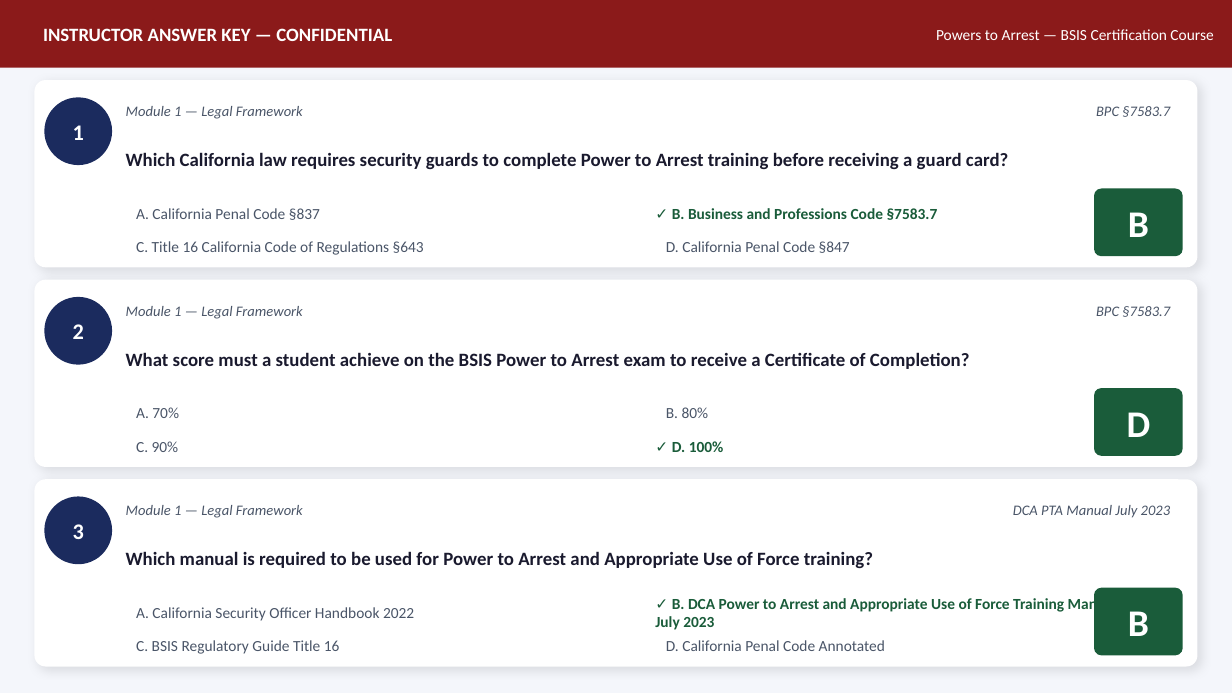
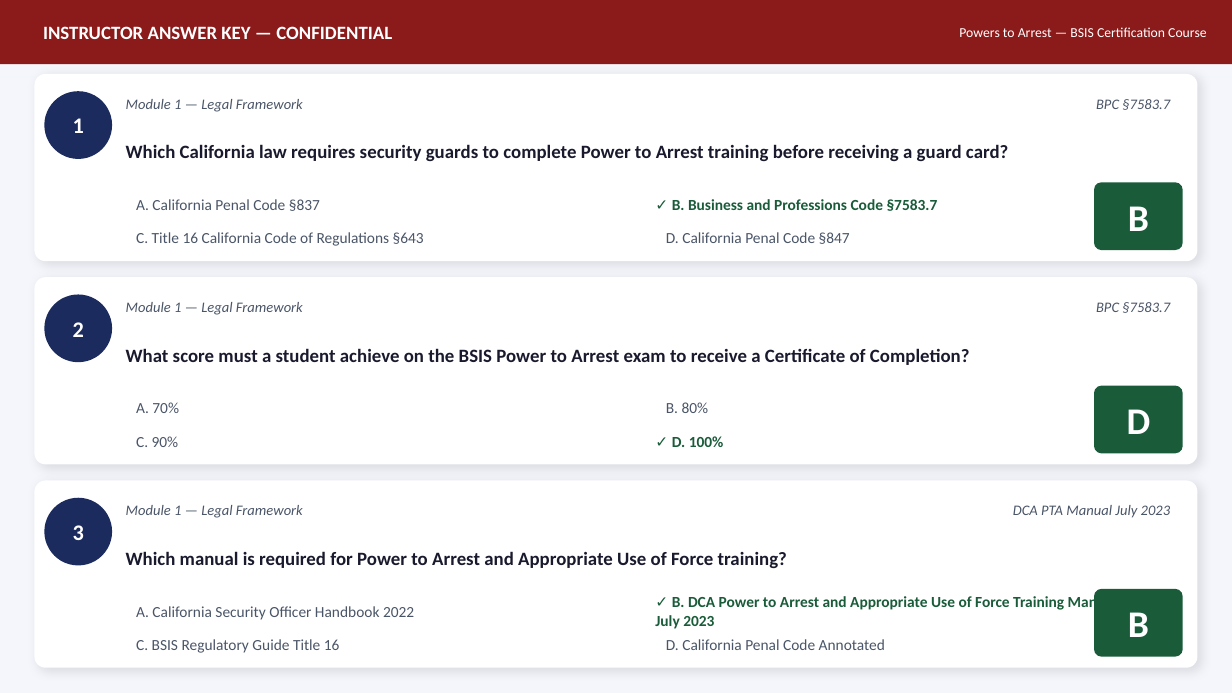
Before and after one commit to MaccPSLAW/Licensing-Live-Scans-, a slide deck: slide 3 of PSLAW-Courses/final-projects/Powers_to_Arrest_BSIS_Certification_MACCESS_INC-AnswerKey.pptx. Drawn at 1232x693 pixels with LibreOffice and Linux fonts; fonts in the diff are those of the drawing. Boxes give left, top, right and bottom in pixels: in the first picture for what was removed or moved away, otherwise in the second. Text is boxed around its words. In the diff, an @@ line names an element or a change of style, - is before the commit and + after.

Commit message:
feat: Powers to Arrest — BSIS Certification Course — Answer Key PPTX

```diff
--- a/PSLAW-Courses/final-projects/Powers_to_Arrest_BSIS_Certification_MACCESS_INC-AnswerKey.pptx
+++ b/PSLAW-Courses/final-projects/Powers_to_Arrest_BSIS_Certification_MACCESS_INC-AnswerKey.pptx
@@ rectangle: place and size @@
-rectangle at box(0, 0, 1232, 68)
+rectangle at box(0, 0, 1232, 64)
@@ text "Powers to Arrest — BSIS ...": place and size @@
-text "Powers to Arrest — BSIS ..." at box(936, 29, 1213, 40)
+text "Powers to Arrest — BSIS ..." at box(959, 27, 1206, 37)
@@ text "Powers to Arrest — BSIS ..." at box(959, 27, 1206, 37): size 9 to 8 pt @@
@@ 9 texts, 2 rounded rectangles, 1 ellipse: place and size @@
-9 texts, 2 rounded rectangles, 1 ellipse at box(34, 80, 1198, 452)
+9 texts, 2 rounded rectangles, 1 ellipse at box(34, 74, 1198, 447)
@@ 4 texts: place and size @@
-4 texts at box(136, 208, 938, 255)
+4 texts at box(136, 199, 938, 246)
@@ 3 texts: place and size @@
-3 texts at box(126, 306, 1170, 369)
+3 texts at box(126, 302, 1170, 365)
@@ text at box(126, 551, 787, 568): text changed @@
-Which manual is required to be used for Power to Arrest and Appropriate Use of Force training?
+Which manual is required for Power to Arrest and Appropriate Use of Force training?
```
Also in this commit, not shown: 21 other slides changed.
